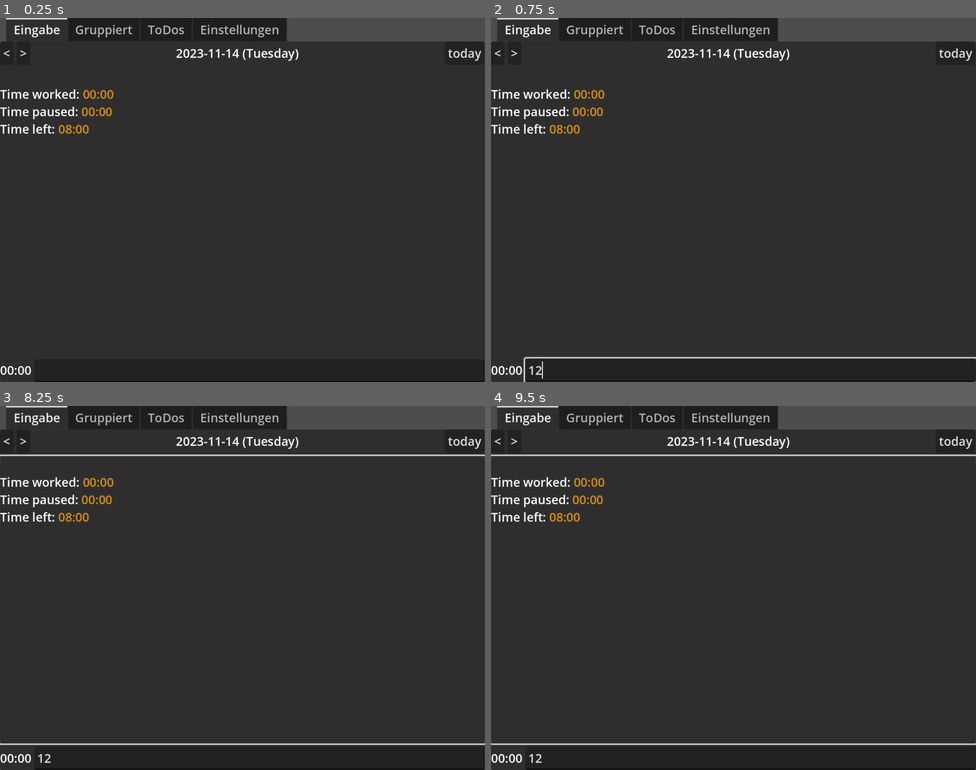
Above: before the commit, frames 1-4 (two rows, left to right).
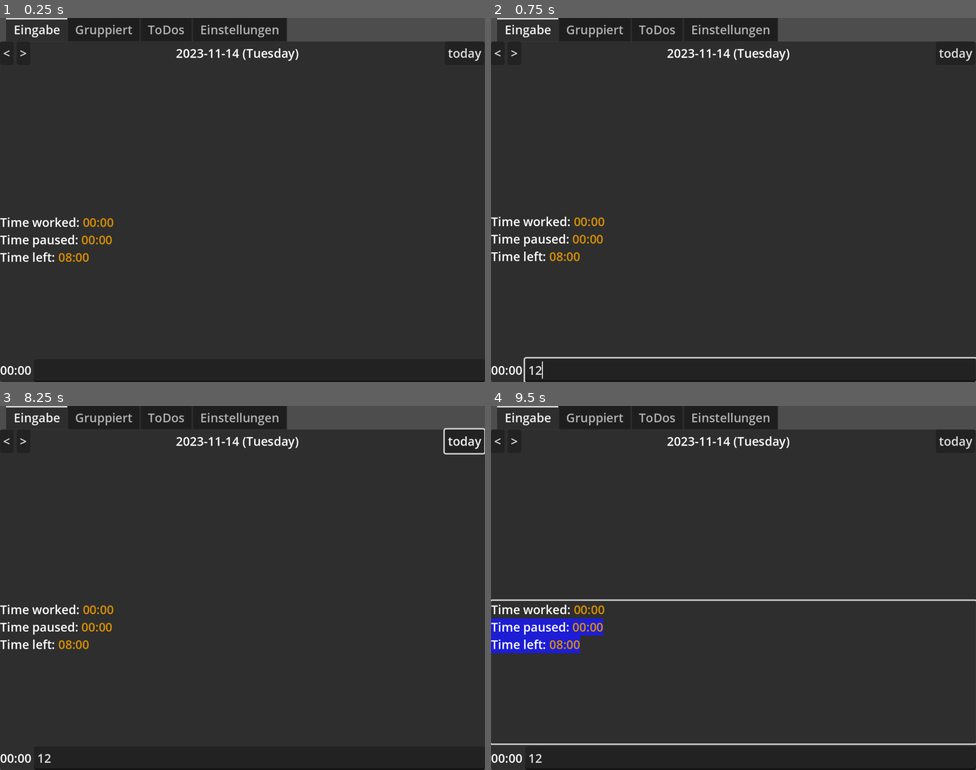
Above: after the commit, the same moments.

Repository: FailedCode/timelog
Game: Godot game, scene res://main.tscn
Same seed, same stepped clock (60 frames per second), same inputs: the game is played once before the commit and once after it.
Inputs (mouse positions are in pixels of both pictures, inside the frame that each line leads up to):
- Up to frame 1 (0.25 s): no input
- Up to frame 2 (0.75 s): click (752, 371) at 0.52 s; type "12" at 0.6 s
- Up to frame 3 (8.25 s): click "<" at 1.25 s; click ">" at 2 s; click "today" at 2.75 s; click "<" at 3.5 s; click ">" at 4.25 s; click "today" at 5 s; click "<" at 5.75 s; click ">" at 6.5 s; click "today" at 7.25 s; tap Enter at 8 s; move the mouse to (349, 569) at 8.02 s; click (349, 569) at 8.17 s
- Up to frame 4 (9.5 s): tap Space at 8.75 s; drag from (636, 606) to (709, 660) at 8.77 s

The runs differ from the first frame. In frame 1, 1.6% of the frame differs, in the area x 0-24%, y 19-67%; in frame 2, 1.6%; in frame 3, 2.7%; in frame 4, 4.2%, in the area x 0-100%, y 13-68%.

Commit message:
Use a dedicated row scene so timelog text can be edited

Diff:
--- /dev/null
+++ b/assets/icons/edit.svg
@@ -0,0 +1,76 @@
+<?xml version="1.0" encoding="UTF-8" standalone="no"?>
+<!-- Created with Inkscape (http://www.inkscape.org/) -->
+
+<svg
+   width="32"
+   height="32"
+   viewBox="0 0 8.4666665 8.4666666"
+   version="1.1"
+   id="svg1"
+   inkscape:version="1.3.2 (091e20e, 2023-11-25, custom)"
+   sodipodi:docname="edit.svg"
+   xmlns:inkscape="http://www.inkscape.org/namespaces/inkscape"
+   xmlns:sodipodi="http://sodipodi.sourceforge.net/DTD/sodipodi-0.dtd"
+   xmlns="http://www.w3.org/2000/svg"
+   xmlns:svg="http://www.w3.org/2000/svg">
+  <sodipodi:namedview
+     id="namedview1"
+     pagecolor="#d9d9d9"
+     bordercolor="#000000"
+     borderopacity="0.25"
+     inkscape:showpageshadow="2"
+     inkscape:pageopacity="0.0"
+     inkscape:pagecheckerboard="true"
+     inkscape:deskcolor="#d1d1d1"
+     inkscape:document-units="mm"
+     showgrid="true"
+     inkscape:zoom="16.408369"
+     inkscape:cx="12.402208"
+     inkscape:cy="18.466186"
+     inkscape:window-width="1920"
+     inkscape:window-height="1010"
+     inkscape:window-x="1073"
+     inkscape:window-y="-6"
+     inkscape:window-maximized="1"
+     inkscape:current-layer="layer1">
+    <inkscape:grid
+       id="grid1"
+       units="mm"
+       originx="0"
+       originy="0"
+       spacingx="0.99999998"
+       spacingy="0.99999999"
+       empcolor="#0099e5"
+       empopacity="0.30196078"
+       color="#0099e5"
+       opacity="0.14901961"
+       empspacing="5"
+       dotted="false"
+       gridanglex="30"
+       gridanglez="30"
+       visible="true" />
+  </sodipodi:namedview>
+  <defs
+     id="defs1" />
+  <g
+     inkscape:label="Ebene 1"
+     inkscape:groupmode="layer"
+     id="layer1">
+    <g
+       id="g1"
+       transform="matrix(1.1466364,0,0,1.1466364,-0.03842626,-1.0319513)">
+      <path
+         style="fill:#ffffff;stroke:none;stroke-width:2;stroke-linecap:round;stroke-linejoin:round"
+         d="M 1.7085662,2.3817321 2.415673,1.6746253 6.6583137,5.9172659 7.0000121,6.989781 5.9512068,6.6243727 1.7085662,2.3817321"
+         id="path1" />
+      <rect
+         style="fill:#ffffff;stroke:none;stroke-width:2.30456;stroke-linecap:round;stroke-linejoin:round"
+         id="rect1"
+         width="6.5514398"
+         height="0.49987191"
+         x="0.44271863"
+         y="7.6109533"
+         ry="0.19349882" />
+    </g>
+  </g>
+</svg>
--- a/main.gd
+++ b/main.gd
@@ -20,6 +20,9 @@
 
 ## store locales with translations for those values
 var languageOptions:Dictionary
+
+## Timelog Row
+const sceneRow:PackedScene = preload("res://row.tscn")
 
 ## When this is used, it means "use whatever language the system uses"
 const SYSTEM_LANGUAGE = "system"
@@ -31,12 +34,13 @@
 @onready var timeDiffLabel:Label = %TimeDiffLabel
 @onready var current:RichTextLabel = %CurrentDay
 @onready var grouped:RichTextLabel = %GroupedDay
+@onready var rowContainer:Node = %RowContainer
 @onready var dailyWorkingHoursLabel:Label = %DailyWorkingHoursLabel
 @onready var dailyWorkingHours:Slider = %DailyWorkingHours
 @onready var tabContainer:TabContainer = %TabContainer
 @onready var tabLabelContainer:Node = %TabLabelContainer
+
 @onready var todoTree:Tree = %TodoTree
-
 
 @onready var selectedLanguageButton:OptionButton = %SelectedLanguageButton
 @onready var dateLabel:Label = %DateLabel
@@ -228,11 +232,14 @@
 ## Both the text in the main window and the one with the grouped output
 ## basically need to be updated at the same time
 func update_text_controls():
-	update_current_text()
-	update_grouped_text()
-
-## update the main view with all recorded tasks
-func update_current_text():
+	update_current_timelog()
+	update_grouped_timelog()
+
+func update_current_timelog():
+	# empty the container
+	for child in rowContainer.get_children():
+		rowContainer.remove_child(child)
+
 	var txt:String = ""
 	var timediff = 0
 	var timelast = 0
@@ -243,25 +250,31 @@
 	for entry in timelog_today:
 		if timelast == 0:
 			timelast = entry.timestamp
-			#txt += str(entry.text) + "\n"
 			continue
 		timediff = entry.timestamp - timelast
 		timelast = entry.timestamp
-		var color:String = textColorPicker.color.to_html()
+		var colorText:String = textColorPicker.color.to_html()
 		if entry.text.contains("**"):
 			timePaused += timediff
-			color = pauseColorPicker.color.to_html()
+			colorText = pauseColorPicker.color.to_html()
 		else:
 			timeWorked += timediff
-		txt += wrap_color(time_diff(timediff), colorTime) + "\t\t" + wrap_color(escape_bb_tags(entry.text), color) + "\n"
-	txt += "\n"
+
+		var row = sceneRow.instantiate()
+		rowContainer.add_child(row)
+		row.set_timelog(time_diff(timediff), entry)
+		row.set_colors(colorTime, colorText)
+		row.timelog_changed.connect(update_text_controls)
+
+	# statistics
 	var workTimeLeft = (dailyWorkingHours.value * 3600) - timeWorked
 	txt += "Time worked: " + wrap_color(time_diff(timeWorked), colorTime) + "\n"
 	txt += "Time paused: " + wrap_color(time_diff(timePaused), colorTime) + "\n"
 	txt += "Time left: " + wrap_color(time_diff(workTimeLeft), colorTime) + "\n"
 	current.text = txt
 
-func update_grouped_text():
+
+func update_grouped_timelog():
 	var txt:String = ""
 	var timediff = 0
 	var timelast = 0
--- a/main.tscn
+++ b/main.tscn
@@ -61,6 +61,15 @@
 layout_mode = 2
 text = "today"
 
+[node name="ScrollContainer" type="ScrollContainer" parent="TabContainer/Eingabe"]
+layout_mode = 2
+size_flags_vertical = 3
+
+[node name="RowContainer" type="VBoxContainer" parent="TabContainer/Eingabe/ScrollContainer"]
+unique_name_in_owner = true
+layout_mode = 2
+size_flags_horizontal = 3
+
 [node name="CurrentDay" type="RichTextLabel" parent="TabContainer/Eingabe"]
 unique_name_in_owner = true
 layout_mode = 2
@@ -138,7 +147,6 @@
 unique_name_in_owner = true
 layout_mode = 2
 size_flags_horizontal = 3
-selected = 0
 
 [node name="HBoxContainer" type="HBoxContainer" parent="TabContainer/Einstellungen"]
 layout_mode = 2
--- /dev/null
+++ b/row.gd
@@ -0,0 +1,56 @@
+extends HBoxContainer
+
+## Text updated
+signal timelog_changed
+
+## connected Timelog Resource
+var timelog:Timelog
+
+@onready var timeLabel:Label = %TimeLabel
+@onready var textLabel:Label = %TextLabel
+@onready var textEdit:LineEdit = %TextEdit
+@onready var buttonEdit:Button = %BtnEdit
+
+func _ready():
+	pass
+
+func set_timelog(time:String, timelogResource:Timelog):
+	timeLabel.text = time
+	textLabel.text = timelogResource.text
+	timelog = timelogResource
+
+func set_colors(timeLabelColor:Color, textLabelColor:Color):
+	timeLabel.modulate = timeLabelColor
+	textLabel.modulate = textLabelColor
+
+#func _on_text_label_gui_input(event: InputEvent) -> void:
+	#print(event)
+
+#func _input(event: InputEvent):
+	#if event is InputEventMouseButton and event.is_pressed():
+		#if event.is_double_click():
+			#print(event)
+			#print("double clicked!")
+
+## Clicking Edit button enbales/disables editing mode
+## TODO: would be great, if double-clicking could enable it
+func _on_btn_edit_toggled(toggled_on: bool) -> void:
+	if toggled_on:
+		textLabel.hide()
+		textEdit.show()
+		textEdit.text = textLabel.text
+		textEdit.grab_focus()
+		textEdit.caret_column = len(textEdit.text)
+		textEdit.select_all()
+	else:
+		textLabel.show()
+		textEdit.hide()
+		var newtext = textEdit.text.strip_edges()
+		if !newtext.is_empty():
+			textLabel.text = newtext
+			timelog.text = newtext
+			timelog_changed.emit()
+
+## pressing return stops editing mode
+func _on_text_edit_text_submitted(_new_text: String) -> void:
+	buttonEdit.button_pressed = false
--- /dev/null
+++ b/row.tscn
@@ -0,0 +1,62 @@
+[gd_scene load_steps=3 format=3 uid="uid://d1fjhxjw7bthm"]
+
+[ext_resource type="Script" uid="uid://hx3gk4uhfasg" path="res://row.gd" id="1_go4wn"]
+[ext_resource type="Texture2D" uid="uid://bdu78ubof30w4" path="res://assets/icons/edit.svg" id="2_rk5gk"]
+
+[node name="Row" type="HBoxContainer"]
+anchors_preset = 15
+anchor_right = 1.0
+anchor_bottom = 1.0
+offset_right = -391.0
+offset_bottom = -801.0
+grow_horizontal = 2
+grow_vertical = 2
+size_flags_horizontal = 3
+size_flags_vertical = 3
+script = ExtResource("1_go4wn")
+
+[node name="TimeLabel" type="Label" parent="."]
+unique_name_in_owner = true
+layout_mode = 2
+size_flags_horizontal = 3
+text = "Time"
+horizontal_alignment = 2
+vertical_alignment = 1
+
+[node name="VBoxContainer" type="VBoxContainer" parent="."]
+layout_mode = 2
+size_flags_horizontal = 3
+size_flags_stretch_ratio = 8.0
+
+[node name="TextLabel" type="Label" parent="VBoxContainer"]
+unique_name_in_owner = true
+custom_minimum_size = Vector2(10, 10)
+layout_mode = 2
+size_flags_horizontal = 3
+size_flags_vertical = 6
+text = "Text"
+vertical_alignment = 1
+autowrap_mode = 2
+
+[node name="TextEdit" type="LineEdit" parent="VBoxContainer"]
+unique_name_in_owner = true
+visible = false
+layout_mode = 2
+
+[node name="BtnEdit" type="Button" parent="."]
+unique_name_in_owner = true
+custom_minimum_size = Vector2(32, 32)
+layout_mode = 2
+size_flags_vertical = 4
+toggle_mode = true
+icon = ExtResource("2_rk5gk")
+icon_alignment = 1
+expand_icon = true
+
+[node name="BtnDel" type="Button" parent="."]
+visible = false
+layout_mode = 2
+text = "del"
+
+[connection signal="text_submitted" from="VBoxContainer/TextEdit" to="." method="_on_text_edit_text_submitted"]
+[connection signal="toggled" from="BtnEdit" to="." method="_on_btn_edit_toggled"]
Not shown, added: assets/icons/edit.svg.import
Not shown, added: row.gd.uid
